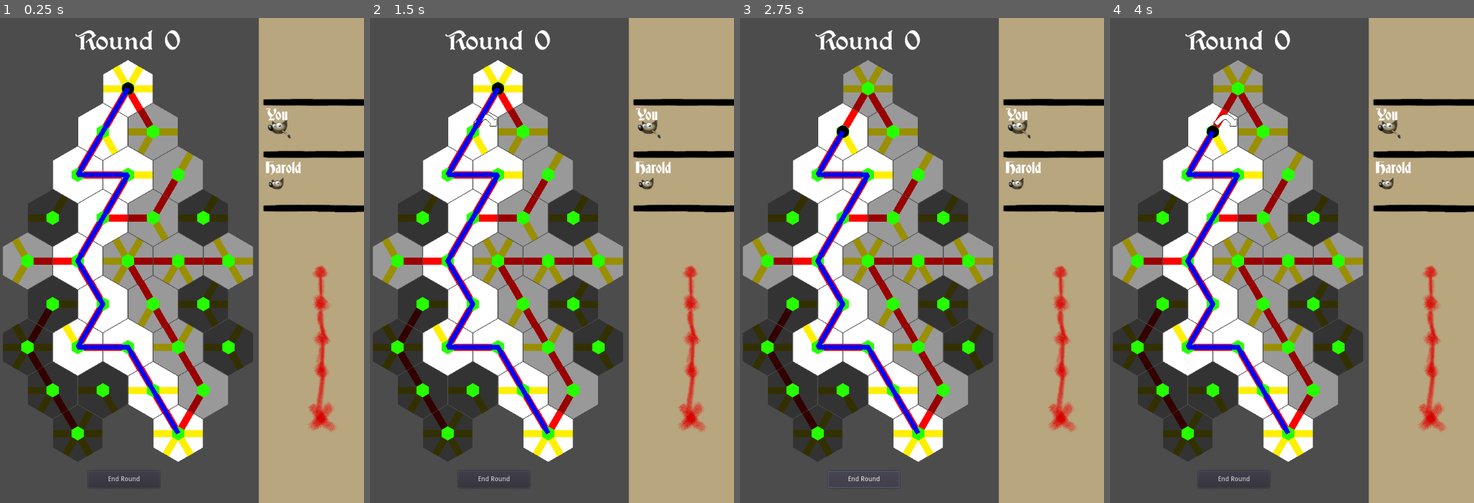
Above: before the commit, frames 1-4 (left to right).
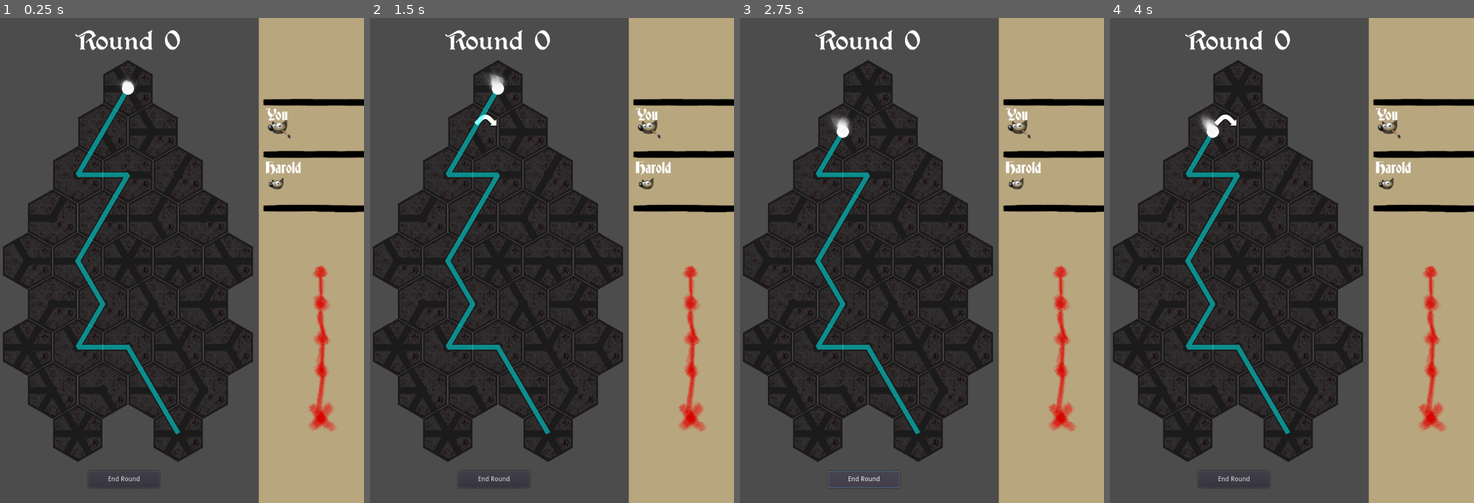
Above: after the commit, the same moments.

Repository: ollie-d/soul_weaver_LD53
Game: Godot game, scene res://Scenes/Levels/BaseLevel.tscn
The game is run twice, just before and just after one commit, with the same random seed, the same clock (stepped at 60 frames per second) and the same inputs.
Inputs (mouse positions are in pixels of both pictures, inside the frame that each line leads up to):
- Up to frame 1 (0.25 s): no input
- Up to frame 2 (1.5 s): click (461, 129) at 0.52 s; click (486, 129) at 1.27 s
- Up to frame 3 (2.75 s): click "End Round" at 2 s
- Up to frame 4 (4 s): click (1201, 129) at 2.77 s; click (1226, 129) at 3.52 s

The runs differ from the first frame. In frame 1, 29% of the frame differs, in the area x 0-70%, y 8-92%; in frame 2, 29%; in frame 3, 29%; in frame 4, 29%.

Commit message:
Pretty Textures
Added some pretty hex textures and the soul is flaming

Diff:
--- a/Godot/Scenes/Globals/globals.gd
+++ b/Godot/Scenes/Globals/globals.gd
@@ -2,7 +2,7 @@
 
 onready var enemy_name := "Harold"
 onready var max_enemy_rotations := 1
-onready var max_player_rotations := 3
+onready var max_player_rotations := 99
 onready var enemy_rotations_remaining = max_enemy_rotations
 onready var player_rotations_remaining = max_player_rotations
 onready var turn := "Player"
--- a/Godot/Scenes/Levels/Level01.gd
+++ b/Godot/Scenes/Levels/Level01.gd
@@ -4,6 +4,8 @@
 var line_offset = Vector2(-104, -50)
 
 func _ready():
+	# Make sure soul is at the top
+	$Board/Soul.z_index = 100
 	for child in $Board.get_children():
 		var id = child.get_name()
 		if ("_" in id) or ("Start" in id):
@@ -38,11 +40,11 @@
 	$Line2D.clear_points()
 
 	if path_type == "Normal":
-		$Line2D.modulate = Color(1.0, 1.0, 0.0)
+		$Line2D.modulate = Color(1.0, 1.0, 1.0, 0.5)
 	elif path_type == "Enemy":
-		$Line2D.modulate = Color(1.0, 0.0, 1.0)
+		$Line2D.modulate = Color(1.0, 0.0, 0.0, 0.5)
 	elif path_type == "Player":
-		$Line2D.modulate = Color(0.0, 0.0, 1.0)
+		$Line2D.modulate = Color(0.0, 1.0, 1.0, 0.5)
 
 	# Draw a line_2D following path
 	var i = 0
--- a/Godot/Scenes/Path.gd
+++ b/Godot/Scenes/Path.gd
@@ -21,11 +21,14 @@
 # Called every frame. 'delta' is the elapsed time since the previous frame.
 func _physics_process(delta):
 	if state == "unconnected":
-		$Path.modulate = unconnected_color
+		pass
+		#$Path.modulate = unconnected_color
 	elif state == "connected":
-		$Path.modulate = connected_color
+		pass
+		#$Path.modulate = connected_color
 	elif state == "optimal":
-		$Path.modulate = optimal_color
+		pass
+		#$Path.modulate = optimal_color
 
 
 func propagate():
--- a/Godot/Scenes/Path.tscn
+++ b/Godot/Scenes/Path.tscn
@@ -13,7 +13,7 @@
 margin_left = -8.0
 margin_top = -47.0
 margin_right = 7.0
-color = Color( 1, 0.937255, 0.00784314, 1 )
+color = Color( 0.105882, 0.105882, 0.105882, 1 )
 
 [node name="Area" type="Area2D" parent="Path"]
 
--- a/Godot/Scenes/PathFinder.gd
+++ b/Godot/Scenes/PathFinder.gd
@@ -32,6 +32,7 @@
 	global_astar.astar = AStar2D.new()
 	global_astar.astar_dict = {}
 	global_astar.astar_rev_dict = {}
+
 	# Turn off all hexes first and add points to astar
 	var i := 0
 	for child in self.get_children():
@@ -48,6 +49,8 @@
 	# Find tile where the soul is and highlihg it
 	var curr_tile = $Soul/Area.get_overlapping_areas()[0].get_parent().get_parent()
 	curr_tile.is_tile_on = true
+	# Set lowest point to current tile (not sure if this will fix my issue)
+	global_astar.end_point = curr_tile.tile_name
 	#curr_tile.modulate = Color(0.5, 0.3, 0.1)
 
 	# Determine which tiles are "on" versus "off" by checking path connections
@@ -138,4 +141,10 @@
 			# Call defeat
 			print("Oof, you lose")
 
+	# Clear all hex's rotations
+	for child in self.get_children():
+		var id = child.get_name()
+		if ("_" in id) or ("Start" in id):
+			child.clear_rotations()
+
 	emit_signal("next_round")
--- a/Godot/Scenes/Soul.tscn
+++ b/Godot/Scenes/Soul.tscn
@@ -1,16 +1,20 @@
-[gd_scene load_steps=4 format=2]
+[gd_scene load_steps=6 format=2]
 
 [ext_resource path="res://Assets/Sprites/circle_64.png" type="Texture" id=1]
 [ext_resource path="res://Scenes/Soul.gd" type="Script" id=2]
+[ext_resource path="res://Assets/Sprites/fire_glow_000.png" type="Texture" id=3]
 
 [sub_resource type="CircleShape2D" id=1]
 radius = 32.0
+
+[sub_resource type="Gradient" id=2]
+offsets = PoolRealArray( 0.0335196, 1 )
+colors = PoolColorArray( 1, 1, 1, 1, 0.682353, 0.682353, 0.682353, 0 )
 
 [node name="Soul" type="Node2D"]
 script = ExtResource( 2 )
 
 [node name="Sprite" type="Sprite" parent="."]
-modulate = Color( 0, 0, 0, 1 )
 texture = ExtResource( 1 )
 
 [node name="Area" type="Area2D" parent="."]
@@ -18,4 +22,18 @@
 [node name="Collision" type="CollisionShape2D" parent="Area"]
 shape = SubResource( 1 )
 
+[node name="CPUParticles2D" type="CPUParticles2D" parent="."]
+texture = ExtResource( 3 )
+direction = Vector2( 0, -1 )
+spread = 40.05
+gravity = Vector2( 0, 0 )
+initial_velocity = 84.86
+initial_velocity_random = 0.17
+orbit_velocity_random = 0.05
+radial_accel = 11.01
+radial_accel_random = 0.13
+angle_random = 0.07
+scale_amount_random = 0.1
+color_ramp = SubResource( 2 )
+
 [connection signal="area_entered" from="Area" to="." method="_on_Area_area_entered"]
--- a/Godot/Scenes/Tile.gd
+++ b/Godot/Scenes/Tile.gd
@@ -2,6 +2,9 @@
 extends Node2D
 
 signal rotated(undo)
+
+var rotated_tex = preload("res://Assets/Sprites/new_hex_rotated.png")
+var normal_tex = preload("res://Assets/Sprites/new_hex_normal.png")
 
 export var path_30  := true setget disable_enable_30
 export var path_90  := true setget disable_enable_90
@@ -33,6 +36,11 @@
 		$Arrow_Right.disabled = true
 
 
+func clear_rotations():
+	last_rotations = [""]
+	$Hex.set_texture(normal_tex)
+
+
 func set_astar_weight(weight):
 	astar_weight = weight
 
@@ -48,12 +56,15 @@
 # Called every frame. 'delta' is the elapsed time since the previous frame.
 func _physics_process(delt1a):
 	if optimal_tile:
-		$Hex.modulate = Color(1, 1, 1)
+		pass
+		#$Hex.modulate = Color(1, 1, 1)
 	else:
 		if is_tile_on:
-			$Hex.modulate = Color(0.6, 0.6, 0.6)
+			pass
+			#$Hex.modulate = Color(0.6, 0.6, 0.6)
 		else:
-			$Hex.modulate = Color(0.2, 0.2, 0.2)
+			pass
+			#$Hex.modulate = Color(0.2, 0.2, 0.2)
 
 	for path in $Hex.get_children():
 		var areas = path.get_child(0).get_child(0).get_overlapping_areas()
@@ -160,10 +171,10 @@
 		emit_signal("rotated", undo)
 		rotate_left(!undo)
 	# If has been rotated, outline with shader
-	#f len(last_rotations) > 1:
-	#	$Hex.get_material().set_shader_param("line_color", Plane(1.0, 0.0, 0.0, 0.8))
-	#elif len(last_rotations) == 1:
-	#	$Hex.get_material().set_shader_param("line_color", Plane(1.0, 0.0, 0.0, 0.0))
+	if len(last_rotations) > 1:
+		$Hex.set_texture(rotated_tex)
+	elif len(last_rotations) == 1:
+		$Hex.set_texture(normal_tex)
 
 
 func rotate_right(append):
@@ -181,7 +192,7 @@
 		emit_signal("rotated", undo)
 		rotate_right(!undo)
 	# If has been rotated, outline with shader
-	#if len(last_rotations) > 1:
-	#	$Hex.get_material().set_shader_param("line_color", Plane(1.0, 0.0, 0.0, 0.8))
-	#elif len(last_rotations) == 1:
-	#	$Hex.get_material().set_shader_param("line_color", Plane(1.0, 0.0, 0.0, 0.0))
+	if len(last_rotations) > 1:
+		$Hex.set_texture(rotated_tex)
+	elif len(last_rotations) == 1:
+		$Hex.set_texture(normal_tex)
--- a/Godot/Scenes/Tile.tscn
+++ b/Godot/Scenes/Tile.tscn
@@ -1,10 +1,11 @@
-[gd_scene load_steps=13 format=2]
+[gd_scene load_steps=14 format=2]
 
 [ext_resource path="res://Assets/Sprites/base_hex.png" type="Texture" id=1]
 [ext_resource path="res://Scenes/Tile.gd" type="Script" id=2]
 [ext_resource path="res://Scenes/Path.tscn" type="PackedScene" id=3]
 [ext_resource path="res://Assets/Sprites/arrow_left.png" type="Texture" id=4]
 [ext_resource path="res://Assets/Sprites/arrow_right.png" type="Texture" id=5]
+[ext_resource path="res://Assets/Sprites/new_hex_normal.png" type="Texture" id=6]
 [ext_resource path="res://Assets/Sprites/arrow_left_pressed.png" type="Texture" id=7]
 [ext_resource path="res://Assets/Sprites/arrow_right_pressed.png" type="Texture" id=9]
 
@@ -161,8 +162,7 @@
 can_rotate = false
 
 [node name="Hex" type="Sprite" parent="."]
-modulate = Color( 0.2, 0.2, 0.2, 1 )
-texture = ExtResource( 1 )
+texture = ExtResource( 6 )
 
 [node name="Path_30" parent="Hex" instance=ExtResource( 3 )]
 position = Vector2( 3, -4 )
@@ -189,8 +189,8 @@
 rotation = 5.75959
 
 [node name="InnerHex" type="Sprite" parent="."]
-modulate = Color( 0.14902, 1, 0, 1 )
-scale = Vector2( 0.25, 0.25 )
+modulate = Color( 0.105882, 0.105882, 0.105882, 1 )
+scale = Vector2( 0.2, 0.2 )
 texture = ExtResource( 1 )
 
 [node name="Area" type="Area2D" parent="InnerHex"]
Binary file added: Godot/Assets/Sprites/fire_glow_000.png
Not shown, added: Godot/Assets/Sprites/fire_glow_000.png.import
Binary file added: Godot/Assets/Sprites/new_hex_normal.png
Not shown, added: Godot/Assets/Sprites/new_hex_normal.png.import
Binary file added: Godot/Assets/Sprites/new_hex_rotated.png
Not shown, added: Godot/Assets/Sprites/new_hex_rotated.png.import
Not shown, added: Godot/Assets/Sprites/tile.xcf
